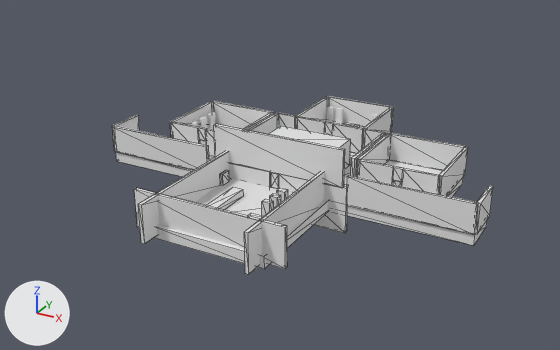
Before and after pictures for a commit that changed the glTF model level/level.glb.
Both versions are drawn from a camera (50 mm lens) standing at (57.9, -93.4, 55.2) and looking at (-1.3, 14.2, 1.5). The lights are fixed; the arrows at lower left show +X, +Y and +Z. The first picture is the older version. Mesh edges are drawn as thin lines on the coarser meshes. Where no turn or scale is listed for an object, it has been applied to the vertices.

The older version as bpy lines, for what is in view:
```python
me_cube_017 = bpy.data.meshes.new('Cube.017')
me_cube_017.from_pydata(...)  # a box spanning x -1.0..1.0, y -4.86..4.86, z -0.61..0.61
me_cube_109 = bpy.data.meshes.new('Cube.109')
me_cube_109.from_pydata(...)  # a box spanning x -3.09..3.09, y -0.31..0.31, z -2.5..2.5
me_cube_109.materials.append(mat_blockout_grey)  # white #e7e7e7
me_cube_113 = bpy.data.meshes.new('Cube.113')
me_cube_113.from_pydata(...)  # a box spanning x -0.31..0.31, y -7.0..7.0, z -2.5..2.5
me_cube_113.materials.append(mat_blockout_grey)  # white #e7e7e7
ob_cube_006 = bpy.data.objects.new('Cube.006', me_cube_017)
ob_cube_006.location = (-4.0, 0.1, 1.5)
ob_geo_cyan_east = bpy.data.objects.new('Geo_Cyan_East', me_cube_113)
ob_geo_cyan_east.location = (26.0, 24.0, 3.5)
ob_geo_cyan_south_left = bpy.data.objects.new('Geo_Cyan_South_Left', me_cube_109)
ob_geo_cyan_south_left.location = (15.1, 17.0, 3.5)
# also in view: 'Geo_Hall_South_East' at (23.6, 10.0, 3.5); 'Cube.001' at (-9.0, -1.0, 2.8); 'Geo_Hall_East_End' at (34.0, 13.5, 3.5); 'Geo_Purple_South_Left' at (-22.9, 17.0, 3.5); 'Geo_Hall_South_West' at (-23.6, 10.0, 3.5)
```
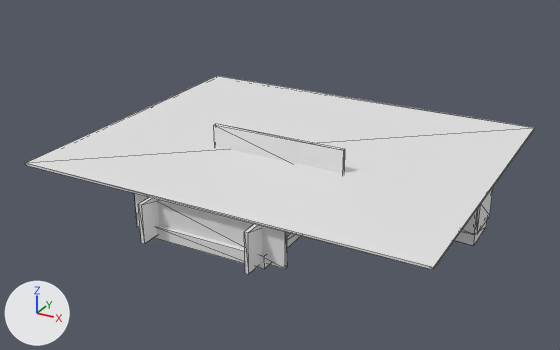
What changed in the scene script:
```text
Add me_cube_008:
    me_cube_008.from_pydata(...)  # a box spanning x -34.4..34.4, y -28.4..28.4, z -0.2..0.2
    me_cube_008.materials.append(mat_blockout_grey)  # white #e7e7e7
Add ob_roof_ceiling_all:
    ob_roof_ceiling_all = bpy.data.objects.new('Roof_Ceiling_All', me_cube_008)
    ob_roof_ceiling_all.location = (0.0, 17.0, 6.2)
```

Location of each change, (x1, y1, x2, y2) in pixels of the pictures (560 x 350 px):
'Roof_Ceiling_All', added: after (26, 76, 534, 270)
'Geo_Hall_South_East', unchanged, covered by the edit: before (346, 175, 478, 235); after (461, 209, 478, 235)
'Geo_Hall_South_West', unchanged, covered by the edit: before (112, 126, 209, 170)
'Cube.001', unchanged, covered by the edit: before (138, 151, 230, 244); after (138, 197, 159, 244)
'Cube.002', unchanged, covered by the edit: before (244, 171, 325, 274); after (244, 224, 262, 274)
